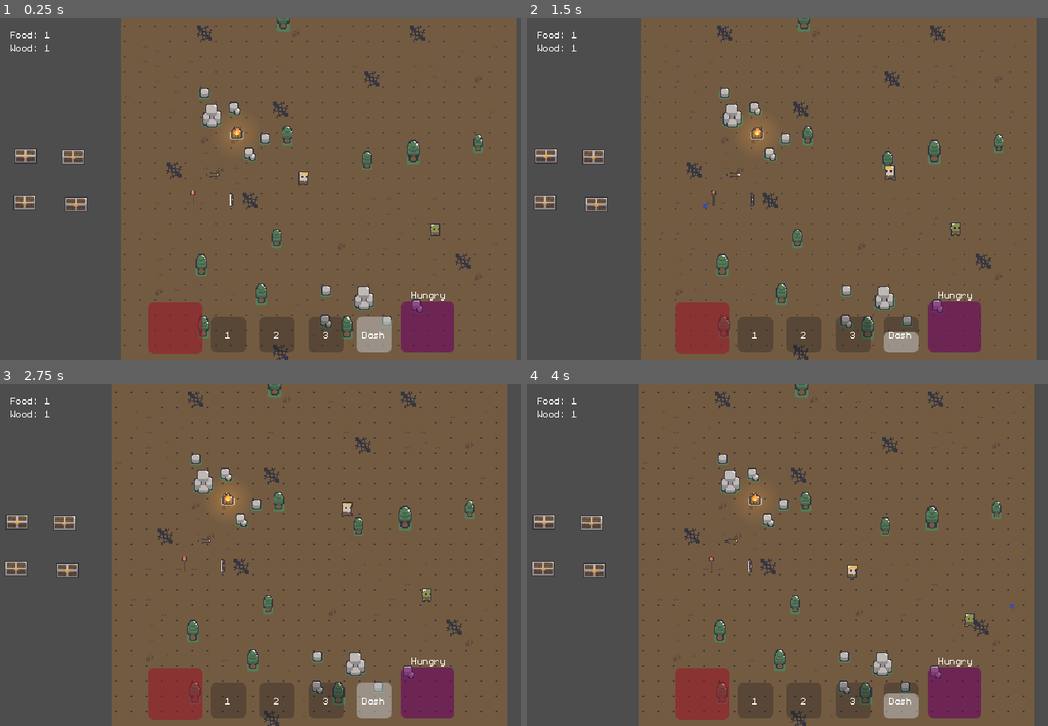
Above: before the commit, frames 1-4 (two rows, left to right).
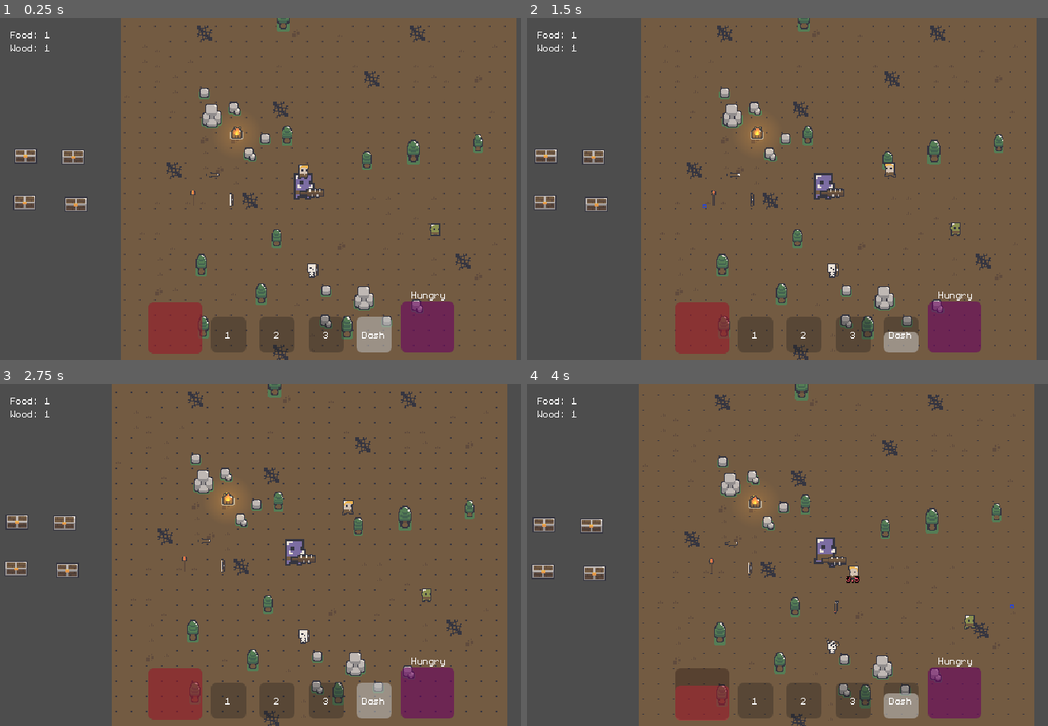
Above: after the commit, the same moments.

Repository: qmarsala/DeliciousDungeon
Game: Godot game, scene res://scenes/debug.tscn
The game is run twice, just before and just after one commit, with the same random seed, the same clock (stepped at 60 frames per second) and the same inputs. This scene is started directly instead of the project's main scene.
Inputs (mouse positions are in pixels of both pictures, inside the frame that each line leads up to):
- Up to frame 1 (0.25 s): no input
- Up to frame 2 (1.5 s): move the mouse to (964, 171) at 0.52 s; hold Right mouse button (dash) 0.53-1.28 s; click (964, 171) at 0.67 s; move the mouse to (709, 206) at 1.27 s; tap F (interact) at 1.35 s; click (709, 206) at 1.42 s
- Up to frame 3 (2.75 s): move the mouse to (364, 479) at 2.02 s; press the mouse at (364, 479) at 2.03 s
- Up to frame 4 (4 s): move the mouse to (797, 623) at 2.77 s; release the mouse at (797, 623) at 2.78 s; right-click (797, 623) at 2.85 s; click (797, 623) at 2.92 s; move the mouse to (1011, 606) at 3.52 s; hold F (interact) from 3.53 s (still down); click (1011, 606) at 3.67 s

The runs differ from the first frame. In frame 1, 0.4% of the frame differs, in the area x 56-63%, y 42-76%; in frame 2, 0.5%; in frame 3, 0.5%; in frame 4, 4.9%, in the area x 1-96%, y 0-100%.

Commit message:
refactor enemies to use abilities

Diff:
--- a/src/assets/resources/enemies/enemy_data.gd
+++ b/src/assets/resources/enemies/enemy_data.gd
@@ -12,22 +12,16 @@
 @export var vision_range: float = 80
 @export var engage_speed_multiplier: float = 1.25
 @export var retreat_speed_multiplier: float =  0.75
+
+# need a drop table probably
 @export var drop_rate: float = .334
 @export var drop: Item
 
 @export var min_distance = 10
 #is ideal_distance_min/max really 'attack range'?
+# could we calculate this from ability range?
 @export var ideal_distance_min = 11
 @export var ideal_distance_max = 19
 @export var max_distance = 80
 
-# combat stuff - does some of this go to an attack_data and we can make
-# different types of attacks to share across enemies?
-@export var attack_cooldown: float = .8
-@export var attack_delay: float = .3
-@export var attack_damage: float = 1
-@export var is_ranged: bool = false
-# could probably utilize 'abilities for enemies'
-@export var attack_scene: PackedScene
-@export var attack_sound: AudioStream
-@export var attack_sound_on_delay: bool = false
+@export var ability: Ability
--- a/src/assets/resources/enemies/goblin.tres
+++ b/src/assets/resources/enemies/goblin.tres
@@ -1,7 +1,33 @@
-[gd_resource type="Resource" script_class="EnemyData" load_steps=3 format=3 uid="uid://bimn8sgkvl2o3"]
+[gd_resource type="Resource" script_class="EnemyData" load_steps=9 format=3 uid="uid://bimn8sgkvl2o3"]
 
 [ext_resource type="Script" path="res://assets/resources/enemies/enemy_data.gd" id="1_j0utf"]
 [ext_resource type="Resource" uid="uid://eahj1urja2wk" path="res://assets/resources/items/goblin_steak.tres" id="1_svldr"]
+[ext_resource type="Script" path="res://assets/resources/abilities/ability_data/ability_data.gd" id="2_ftmem"]
+[ext_resource type="PackedScene" uid="uid://do1nl314r0yo1" path="res://scenes/abilities/sword_swing.tscn" id="3_baruf"]
+[ext_resource type="Script" path="res://assets/resources/status_effects/status_effect.gd" id="3_khpve"]
+[ext_resource type="Script" path="res://assets/resources/abilities/ability.gd" id="5_cg6ae"]
+
+[sub_resource type="Resource" id="Resource_2on3d"]
+script = ExtResource("2_ftmem")
+targets_player = true
+targets_enemy = false
+animation_name = "attack"
+cast_time = 0.1
+cooldown = 0.8
+show_castbar = false
+damage = 1.0
+heal = 0.0
+status_effects = Array[ExtResource("3_khpve")]([])
+speed = 300.0
+can_pierce = false
+max_pierce_count = 1
+weapon_range = 20
+bonus_range = 0
+
+[sub_resource type="Resource" id="Resource_uygmg"]
+script = ExtResource("5_cg6ae")
+scene = ExtResource("3_baruf")
+data = SubResource("Resource_2on3d")
 
 [resource]
 script = ExtResource("1_j0utf")
@@ -18,6 +44,7 @@
 ideal_distance_min = 15
 ideal_distance_max = 20
 max_distance = 80
+ability = SubResource("Resource_uygmg")
 attack_cooldown = 0.8
 attack_delay = 0.3
 attack_damage = 1.0
--- a/src/assets/resources/enemies/ranged_skeleton.tres
+++ b/src/assets/resources/enemies/ranged_skeleton.tres
@@ -1,9 +1,35 @@
-[gd_resource type="Resource" script_class="EnemyData" load_steps=5 format=3 uid="uid://73gucalk24fs"]
+[gd_resource type="Resource" script_class="EnemyData" load_steps=10 format=3 uid="uid://73gucalk24fs"]
 
 [ext_resource type="Script" path="res://assets/resources/enemies/enemy_data.gd" id="1_0eorm"]
 [ext_resource type="AudioStream" uid="uid://ctlfpnj1tkedh" path="res://assets/audio/BowAttack.wav" id="1_23dib"]
 [ext_resource type="PackedScene" uid="uid://dwmoi0dahea8s" path="res://scenes/abilities/arrow.tscn" id="1_kfdw8"]
+[ext_resource type="Script" path="res://assets/resources/abilities/ability_data/ability_data.gd" id="2_pw53l"]
 [ext_resource type="Resource" uid="uid://dfkt24ubih6n6" path="res://assets/resources/items/wood.tres" id="2_ucbhd"]
+[ext_resource type="Script" path="res://assets/resources/status_effects/status_effect.gd" id="3_5o2s7"]
+[ext_resource type="Script" path="res://assets/resources/abilities/ability.gd" id="5_8rrkr"]
+
+[sub_resource type="Resource" id="Resource_0f4ua"]
+script = ExtResource("2_pw53l")
+targets_player = true
+targets_enemy = false
+animation_name = "attack"
+ability_sound = ExtResource("1_23dib")
+cast_time = 0.3
+cooldown = 2.0
+show_castbar = false
+damage = 2.0
+heal = 0.0
+status_effects = Array[ExtResource("3_5o2s7")]([])
+speed = 300.0
+can_pierce = false
+max_pierce_count = 1
+weapon_range = 90
+bonus_range = 0
+
+[sub_resource type="Resource" id="Resource_gx2pw"]
+script = ExtResource("5_8rrkr")
+scene = ExtResource("1_kfdw8")
+data = SubResource("Resource_0f4ua")
 
 [resource]
 script = ExtResource("1_0eorm")
@@ -20,10 +46,4 @@
 ideal_distance_min = 50
 ideal_distance_max = 90
 max_distance = 95
-attack_cooldown = 2.0
-attack_delay = 0.3
-attack_damage = 2.0
-is_ranged = true
-attack_scene = ExtResource("1_kfdw8")
-attack_sound = ExtResource("1_23dib")
-attack_sound_on_delay = true
+ability = SubResource("Resource_gx2pw")
--- a/src/assets/resources/enemies/troll.tres
+++ b/src/assets/resources/enemies/troll.tres
@@ -1,8 +1,33 @@
-[gd_resource type="Resource" script_class="EnemyData" load_steps=4 format=3 uid="uid://dme853k8xu4qu"]
+[gd_resource type="Resource" script_class="EnemyData" load_steps=9 format=3 uid="uid://dme853k8xu4qu"]
 
-[ext_resource type="AudioStream" uid="uid://cqthkgiabjwqh" path="res://assets/audio/MeleeSwing.wav" id="1_pu7h2"]
+[ext_resource type="Script" path="res://assets/resources/abilities/ability_data/ability_data.gd" id="1_xg2cx"]
 [ext_resource type="Script" path="res://assets/resources/enemies/enemy_data.gd" id="1_xx6b1"]
+[ext_resource type="Script" path="res://assets/resources/status_effects/status_effect.gd" id="2_dm000"]
 [ext_resource type="Resource" uid="uid://eahj1urja2wk" path="res://assets/resources/items/goblin_steak.tres" id="2_jrt6g"]
+[ext_resource type="PackedScene" uid="uid://do1nl314r0yo1" path="res://scenes/abilities/sword_swing.tscn" id="3_y3v40"]
+[ext_resource type="Script" path="res://assets/resources/abilities/ability.gd" id="4_2w145"]
+
+[sub_resource type="Resource" id="Resource_8hs7i"]
+script = ExtResource("1_xg2cx")
+targets_player = true
+targets_enemy = false
+animation_name = "attack"
+cast_time = 0.3
+cooldown = 3.0
+show_castbar = false
+damage = 3.5
+heal = 0.0
+status_effects = Array[ExtResource("2_dm000")]([])
+speed = 300.0
+can_pierce = false
+max_pierce_count = 1
+weapon_range = 20
+bonus_range = 0
+
+[sub_resource type="Resource" id="Resource_wgyay"]
+script = ExtResource("4_2w145")
+scene = ExtResource("3_y3v40")
+data = SubResource("Resource_8hs7i")
 
 [resource]
 script = ExtResource("1_xx6b1")
@@ -19,9 +44,4 @@
 ideal_distance_min = 20
 ideal_distance_max = 30
 max_distance = 80
-attack_cooldown = 1.8
-attack_delay = 0.3
-attack_damage = 3.5
-is_ranged = false
-attack_sound = ExtResource("1_pu7h2")
-attack_sound_on_delay = false
+ability = SubResource("Resource_wgyay")
--- a/src/assets/scripts/abilities/sword_swing.gd
+++ b/src/assets/scripts/abilities/sword_swing.gd
@@ -5,12 +5,14 @@
 @onready var melee_hurtbox: Hurtbox = $Aim/MeleeHurtbox
 func _ready() -> void:
 	aim.global_position = starting_position
+	aim.target_position.x = data.weapon_range
 	aim.look_at(target_position)
 	var attack = Attack.new()
 	attack.damage = data.damage
 	attack.status_effects = data.status_effects
 	attack.effect_synergy = data.status_effect_synergy
 	melee_hurtbox.init(attack, data.targets_player, data.targets_enemy)
+	melee_hurtbox.position.x = aim.target_position.x - 8 # todo: get shape radius
 
 var time = 0
 func _process(delta: float) -> void:
--- a/src/assets/scripts/enemies/enemy_states/enemy_attacking_state.gd
+++ b/src/assets/scripts/enemies/enemy_states/enemy_attacking_state.gd
@@ -43,15 +43,15 @@
 	attack_target = player.global_position
 	enemy.attack_range.look_at(attack_target)
 	handle_attack_animations()
-	attack_timer.start(enemy.data.attack_delay)
-	attack_cooldown_timer.start(enemy.data.attack_cooldown + enemy.data.attack_delay)
+	attack_timer.start(enemy.data.ability.data.cast_time)
+	attack_cooldown_timer.start(enemy.data.ability.data.cooldown + enemy.data.ability.data.cast_time)
 	attacked_at = time
 
 func handle_physics_process(delta: float):
 	if not is_instance_valid(player):
 		Transitioned.emit(self, "Idle")
 		return
-	print(enemy.global_position.distance_to(player.global_position))
+
 	if not aim_locked:
 		enemy.attack_range.look_at(player.global_position)
 	var direction = player.global_position - enemy.global_position
@@ -66,46 +66,26 @@
 	else:
 		initiate_attack()
 
-# todo: strategy pattern?
-# the 'weapon' being the strategy?
 func handle_attack():
 	aim_locked = false
-	if enemy.data.attack_sound and enemy.audio_stream_player and enemy.data.attack_sound_on_delay:
-		enemy.audio_stream_player.stream = enemy.data.attack_sound
-		# would be nice if this could be handled the same way as in player abilities
-		# sound service? also it would be cool if enemies and players used the same 'weapon' objects.
-		enemy.audio_stream_player.pitch_scale = randf_range(.95, 1.05)
-		enemy.audio_stream_player.play()
-	if enemy.data.is_ranged:
-		var projectile_instance = enemy.data.attack_scene.instantiate() as Projectile
-		var data = AbilityData.new()
-		data.damage = enemy.data.attack_damage
-		data.targets_enemy = false
-		data.targets_player = true
-		data.weapon_range = 90
-		projectile_instance.init(data, enemy.global_position, attack_target)
-		# todo: where is the best place to spawn these things?
-		get_tree().root.add_child(projectile_instance)
-	else:
-		enemy.attack_range.look_at(attack_target)
-		var target = enemy.attack_range.get_collider()
-		if target is Hitbox:
-			var attack = Attack.new()
-			attack.damage = enemy.data.attack_damage
-			target.apply_attack(attack)
+	# the sound stuff should probably happen in the ability scene? though they don't live long
+	# so we would need to change how that works to do that?
+	enemy.audio_stream_player.stream = enemy.data.ability.data.ability_sound
+	enemy.audio_stream_player.pitch_scale = randf_range(.95, 1.05)
+	enemy.audio_stream_player.play()
+	var ability_scene = enemy.data.ability.scene.instantiate() as AbilityScene
+	var start = enemy.global_position + (enemy.global_position.direction_to(attack_target) * 2)
+	ability_scene.init(enemy.data.ability.data, start, attack_target)
+	ability_scene.apply_scale(enemy.scale)
+	get_tree().root.add_child(ability_scene)
 
+# ability has an animation name - but the troll has more complex animations
+# we do need to abstract this part a bit, but how will we deal with the variations
+# in animations?
 func handle_attack_animations():
-	if enemy.data.attack_sound and enemy.audio_stream_player and not enemy.data.attack_sound_on_delay:
-		enemy.audio_stream_player.stream = enemy.data.attack_sound
-		enemy.audio_stream_player.play()
-	#would this also be in the 'weapon'
-	if enemy.data.is_ranged:
-		if not animated_weapon_sprite or animated_weapon_sprite.is_playing():
-			return
+	if animated_weapon_sprite and not animated_weapon_sprite.is_playing():
 		animated_weapon_sprite.play("attack")
-	else:
-		if (not attack_animation_player) or attack_animation_player.is_playing():
-			return
+	elif attack_animation_player and not attack_animation_player.is_playing():
 		var player_width_distance = abs(enemy.global_position.x - player.global_position.x)
 		var player_height_distance = enemy.global_position.y - player.global_position.y
 		var animation = "swing_east"
--- a/src/scenes/debug.tscn
+++ b/src/scenes/debug.tscn
@@ -9,8 +9,10 @@
 [ext_resource type="PackedScene" uid="uid://b2ydsutrfwhu5" path="res://scenes/levels/tree.tscn" id="5_70lwd"]
 [ext_resource type="PackedScene" uid="uid://l5ic445kl6da" path="res://scenes/enemies/goblin.tscn" id="6_fding"]
 [ext_resource type="PackedScene" uid="uid://y4ktplof8y3c" path="res://scenes/player.tscn" id="6_ucoae"]
+[ext_resource type="PackedScene" uid="uid://cwoqb0h58gi6y" path="res://scenes/enemies/troll.tscn" id="7_mkydk"]
 [ext_resource type="PackedScene" uid="uid://bq43heu5kffs1" path="res://scenes/items/pickup.tscn" id="10_tdpce"]
 [ext_resource type="PackedScene" uid="uid://cfesvjhulwkvx" path="res://scenes/items/fire.tscn" id="11_wrpau"]
+[ext_resource type="PackedScene" uid="uid://d0nk2tnjt4nfh" path="res://scenes/enemies/ranged_skeleton.tscn" id="12_i7yee"]
 [ext_resource type="PackedScene" uid="uid://14qxoibvjmhg" path="res://scenes/enemy_bounds.tscn" id="13_hvojg"]
 [ext_resource type="Script" path="res://assets/resources/items/item.gd" id="14_di3qn"]
 [ext_resource type="Texture2D" uid="uid://pynimp510622" path="res://assets/sprites/forestSprites_ v1.2/boar_.png" id="15_7g4ju"]
@@ -449,6 +451,11 @@
 [node name="Goblin" parent="Enemies" instance=ExtResource("6_fding")]
 position = Vector2(139, 53)
 
+[node name="RangedSkeleton" parent="Enemies" instance=ExtResource("12_i7yee")]
+position = Vector2(9, 97)
+
+[node name="Troll" parent="Enemies" instance=ExtResource("7_mkydk")]
+
 [node name="Fire" parent="." instance=ExtResource("11_wrpau")]
 z_index = 1
 position = Vector2(-70, -46)
--- a/src/scenes/enemies/ranged_skeleton.tscn
+++ b/src/scenes/enemies/ranged_skeleton.tscn
@@ -35,7 +35,7 @@
 [node name="Animations" type="AnimatedSprite2D" parent="."]
 position = Vector2(0, -4)
 sprite_frames = ExtResource("3_w30yt")
-animation = &"die"
+animation = &"run"
 
 [node name="CollisionShape2D" type="CollisionShape2D" parent="."]
 position = Vector2(0, 4)
@@ -104,9 +104,9 @@
 [node name="DeathTimer" type="Timer" parent="StateMachine/Dead"]
 one_shot = true
 
-[node name="Attacking" type="Node" parent="StateMachine" node_paths=PackedStringArray("attack_animation_player")]
+[node name="Attacking" type="Node" parent="StateMachine" node_paths=PackedStringArray("animated_weapon_sprite")]
 script = ExtResource("9_6ro1r")
-attack_animation_player = NodePath("")
+animated_weapon_sprite = NodePath("../../Hand/AttackRange/Bow")
 
 [node name="AttackCooldownTimer" type="Timer" parent="StateMachine/Attacking"]
 one_shot = true
Not shown: 1 places in src/scenes/debug.tscn that only renumber resources
